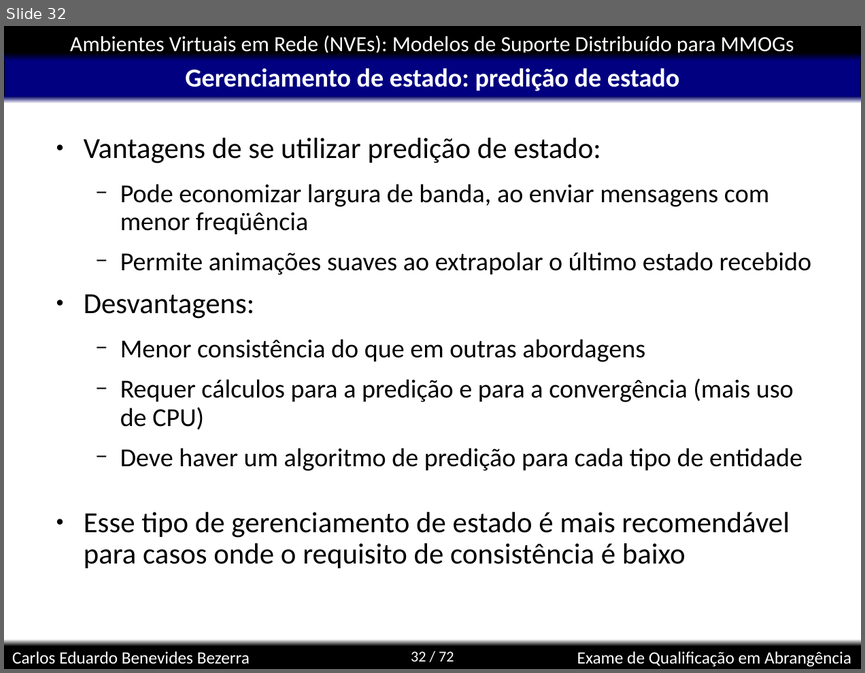
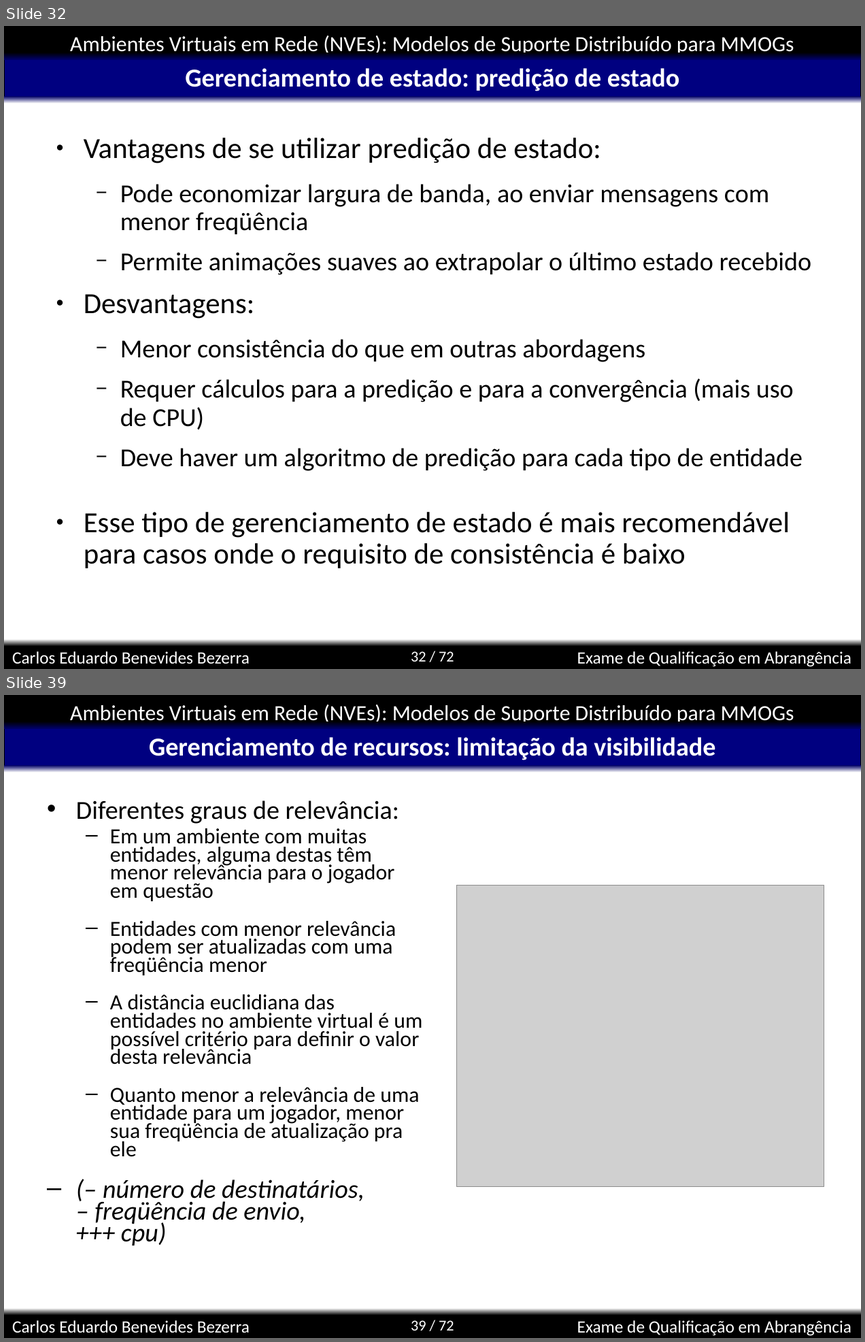
Before and after one commit to kdubezerra/kdubezerra, a slide deck: disciplinas/cmp600/app.ppt. Shown one above the other, each under a label of ours: slide 32 before the commit, slides 32 and 39 after it; the slides between them are not shown. The pictures are 865x673 and 865x1342 pixels, drawn with LibreOffice and Linux fonts; fonts in the diff are those of the drawing; grey boxes stand for pictures; background and template pictures are left out. Boxes give left, top, right and bottom in pixels: in the first picture for what was removed or moved away, otherwise in the second. Text is boxed around its words. In the diff, an @@ line names an element or a change of style, - is before the commit and + after.

```diff
--- a/disciplinas/cmp600/app.ppt
+++ b/disciplinas/cmp600/app.ppt
@@ slide 39 added at <box>4,695,861,1338</box>, background #FFFFFF; not listed: 8 template elements that a slide beside it also shows @@
@@ title added at <box>149,737,715,760</box>, 24 pt, text #FFFFFF, bold @@
+Gerenciamento de recursos: limitação da visibilidade
@@ text added at <box>76,800,422,1245</box>, 20 pt, text #000000 @@
+• Diferentes graus de relevância:
+  – Em um ambiente com muitas entidades, alguma destas têm menor relevância para o jogador em questão
+  – Entidades com menor relevância podem ser atualizadas com uma freqüência menor
+  – A distância euclidiana das entidades no ambiente virtual é um possível critério para definir o valor desta relevância
+  – Quanto menor a relevância de uma entidade para um jogador, menor sua freqüência de atualização pra ele
+– (– número de destinatários,
+  – freqüência de envio,
+  +++ cpu)
@@ picture added at <box>458,885,824,1187</box> @@
```
Also in this commit, not shown: 2 slides changed, 6 other slides added, 1 slide removed.
